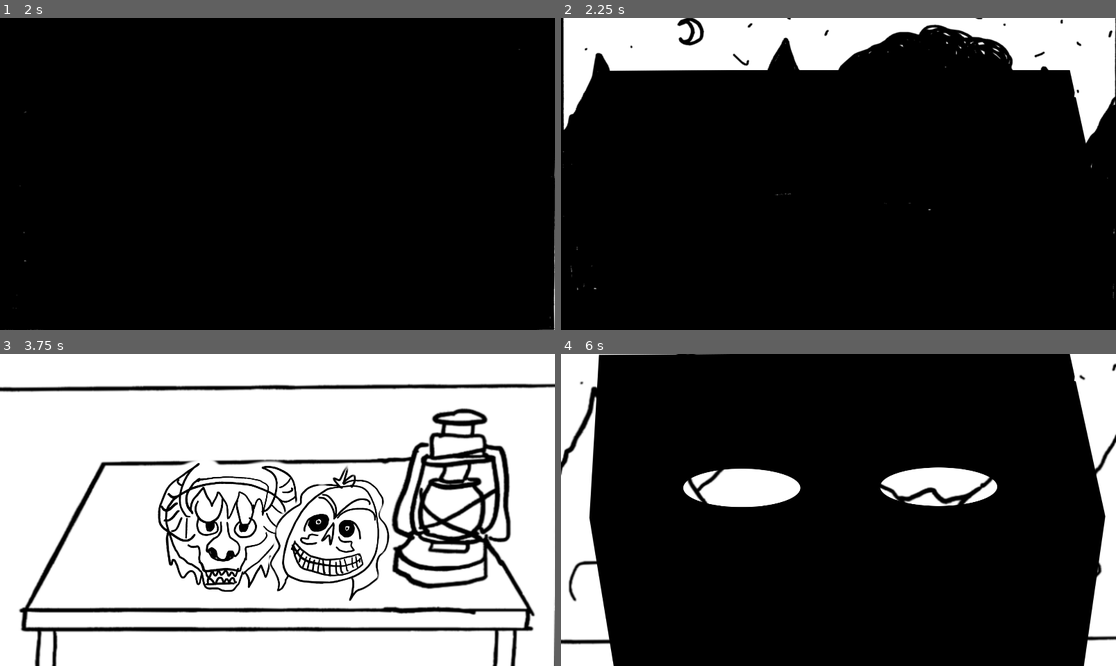
Above: before the commit, frames 1-4 (two rows, left to right).
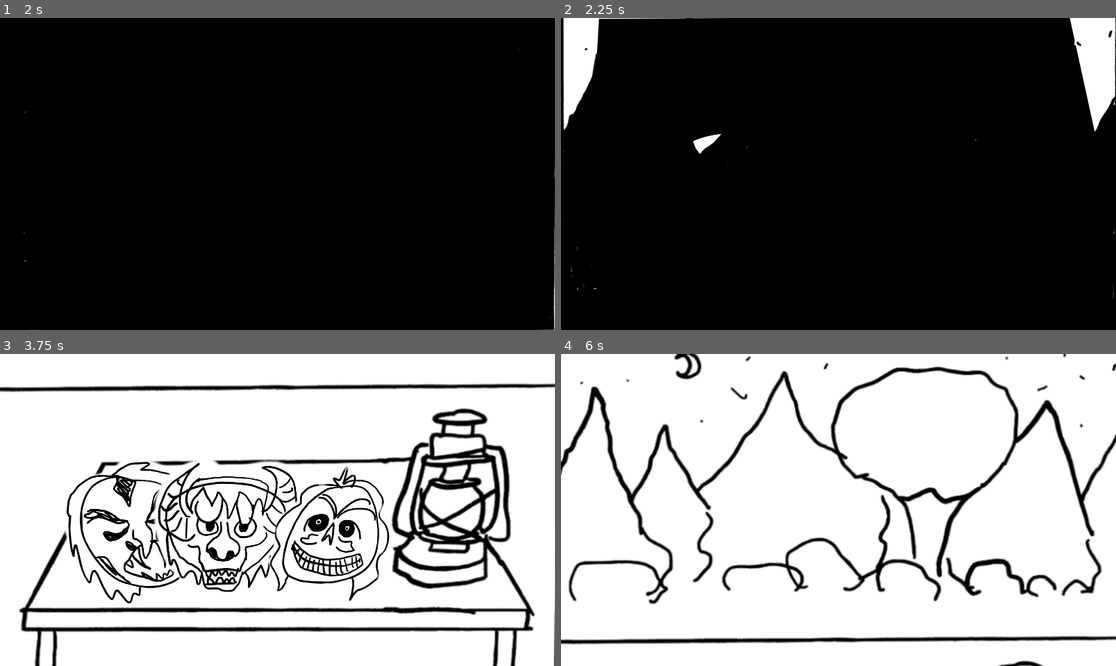
Above: after the commit, the same moments.

Repository: serrureriehurluberlesque/GGJ2026
Game: Godot game, scene res://scenes/main/main.tscn
The game is run twice, just before and just after one commit, with the same random seed, the same clock (stepped at 60 frames per second) and the same inputs. The engine's default icon, where the game draws it, is replaced by a stand-in: a white triangle on a blue panel in a dark square.
Inputs (mouse positions are in pixels of both pictures, inside the frame that each line leads up to):
- Up to frame 1 (2 s): tap Enter at 0.5 s; move the mouse to (399, 158) at 0.52 s; press the mouse at (399, 158) at 0.53 s; hold Up (ui_up) 0.53-1.28 s; tap Space at 1.25 s; move the mouse to (166, 189) at 1.27 s; release the mouse at (166, 189) at 1.28 s; hold Down (ui_down) from 1.28 s (still down); tap E (activate) at 1.35 s; click (166, 189) at 1.55 s
- Up to frame 2 (2.25 s): move the mouse to (888, 167) at 2.02 s; release Down (ui_down) at 2.03 s; press the mouse at (888, 167) at 2.03 s; hold Up (ui_up) from 2.03 s (still down)
- Up to frame 3 (3.75 s): tap Enter at 2.75 s; move the mouse to (249, 572) at 2.77 s; release the mouse at (249, 572) at 2.78 s; click (249, 572) at 2.85 s; tap Space at 3.5 s; move the mouse to (444, 556) at 3.52 s; release Up (ui_up) at 3.53 s; hold Down (ui_down) from 3.53 s (still down); hold E (activate) from 3.53 s (still down)
- Up to frame 4 (6 s): click (1005, 556) at 3.8 s; tap Enter at 4.25 s; move the mouse to (794, 497) at 4.27 s; release E (activate) at 4.28 s; click (794, 497) at 4.35 s; tap Space at 5 s; move the mouse to (866, 510) at 5.02 s; press the mouse at (866, 510) at 5.03 s; move the mouse to (755, 432) at 5.77 s; release Down (ui_down) at 5.78 s; release the mouse at (755, 432) at 5.78 s; hold Up (ui_up) from 5.78 s (still down); tap E (activate) at 5.85 s

Frame 1 is identical in both runs. In frame 2, 12% of the frame differs, in the area x 6-97%, y 0-62%; in frame 3, 2.2%; in frame 4, 81%, in the area x 5-99%, y 0-100%.

Commit message:
only one mask at a time

Diff:
--- a/ggj2026/mask.gd
+++ b/ggj2026/mask.gd
@@ -2,15 +2,17 @@
 
 @export var type: int
 
-signal mask_on(type)
+signal mask_chosen(type)
 
 func _ready():
 	%Sprite.texture = load("res://scenes/main/assets/mask_%d_wood.png" % type)
 
 func _on_area_2d_input_event(viewport: Node, event: InputEvent, shape_idx: int) -> void:
 	if event.is_action_pressed("click"):
-		%Anim.play("put_on_mask")
-		mask_on.emit(type)
+		mask_chosen.emit(type)
 
-func remove_mask():
-	%Anim.play("remove_mask")
+func take_mask():
+	%Anim.play("take_mask")
+
+func put_mask_back():
+	%Anim.play("put_mask_back")
--- a/ggj2026/scenes/main/main.gd
+++ b/ggj2026/scenes/main/main.gd
@@ -41,13 +41,15 @@
 			%bg_off.visible = !light_on
 			send_visibility_to_monsters()
 
-	if mask_on and event.is_action_pressed("click"):
+	if mask_on and event.is_action_pressed("click") and not $AnimationPlayer.is_playing():
 		# Remove mask
 		$AnimationPlayer.play("mask_off")
-		find_child("mask_%s" % mask_on).remove_mask()
-		send_visibility_to_monsters()
-		mask_on = 0
-		$Monsters.update_masks(mask_on)
+		find_child("mask_%s" % mask_on).put_mask_back()
+
+func i_can_see():
+	send_visibility_to_monsters()
+	mask_on = 0
+	$Monsters.update_masks(mask_on)
 
 func camera_trans(new_pos):
 	create_tween().set_trans(Tween.TRANS_SINE).tween_property($Camera, "position", new_pos, TRANS_TIME)
@@ -60,12 +62,13 @@
 		knsea = new_knsea
 		$Monsters.update_knsea(knsea)
 
-func _on_mask_on(type: int) -> void:
-	$AnimationPlayer.play("mask_on")
-	mask_on = type
-	$Monsters.update_masks(type)
-	send_visibility_to_monsters()
-
+func _on_mask_chosen(type: int) -> void:
+	if mask_on == 0:
+		mask_on = type
+		find_child("mask_%s" % mask_on).take_mask()
+		$AnimationPlayer.play("mask_on")
+		$Monsters.update_masks(mask_on)
+		send_visibility_to_monsters()
 
 func _on_trans_timer_timeout() -> void:
 	if $Camera.position == CAMERA_DOWN:
--- a/ggj2026/scenes/main/main.tscn
+++ b/ggj2026/scenes/main/main.tscn
@@ -9,18 +9,6 @@
 
 [sub_resource type="Animation" id="Animation_6q06x"]
 length = 0.001
-tracks/0/type = "value"
-tracks/0/imported = false
-tracks/0/enabled = true
-tracks/0/path = NodePath("Camera/MaskOn:position")
-tracks/0/interp = 1
-tracks/0/loop_wrap = true
-tracks/0/keys = {
-"times": PackedFloat32Array(0),
-"transitions": PackedFloat32Array(1),
-"update": 0,
-"values": [Vector2(0, 0)]
-}
 
 [sub_resource type="Animation" id="Animation_hujxm"]
 resource_name = "mask_off"
@@ -35,6 +23,20 @@
 "transitions": PackedFloat32Array(1, 1),
 "update": 0,
 "values": [Vector2(0, 0), Vector2(0, 1080)]
+}
+tracks/1/type = "method"
+tracks/1/imported = false
+tracks/1/enabled = true
+tracks/1/path = NodePath(".")
+tracks/1/interp = 1
+tracks/1/loop_wrap = true
+tracks/1/keys = {
+"times": PackedFloat32Array(0.2),
+"transitions": PackedFloat32Array(1),
+"values": [{
+"args": [],
+"method": &"i_can_see"
+}]
 }
 
 [sub_resource type="Animation" id="Animation_ow5a4"]
@@ -105,7 +107,7 @@
 [node name="AnimationPlayer" type="AnimationPlayer" parent="." unique_id=122311836]
 libraries/ = SubResource("AnimationLibrary_hujxm")
 
-[connection signal="mask_on" from="mask_3" to="." method="_on_mask_on"]
-[connection signal="mask_on" from="mask_2" to="." method="_on_mask_on"]
-[connection signal="mask_on" from="mask_1" to="." method="_on_mask_on"]
+[connection signal="mask_chosen" from="mask_3" to="." method="_on_mask_chosen"]
+[connection signal="mask_chosen" from="mask_2" to="." method="_on_mask_chosen"]
+[connection signal="mask_chosen" from="mask_1" to="." method="_on_mask_chosen"]
 [connection signal="timeout" from="Camera/TransTimer" to="." method="_on_trans_timer_timeout"]
--- a/ggj2026/scenes/main/mask.tscn
+++ b/ggj2026/scenes/main/mask.tscn
@@ -17,6 +17,21 @@
 "values": [Vector2(0, 0)]
 }
 
+[sub_resource type="Animation" id="Animation_q6u5x"]
+resource_name = "remove_mask"
+tracks/0/type = "value"
+tracks/0/imported = false
+tracks/0/enabled = true
+tracks/0/path = NodePath("Sprite:position")
+tracks/0/interp = 1
+tracks/0/loop_wrap = true
+tracks/0/keys = {
+"times": PackedFloat32Array(0.1, 0.4),
+"transitions": PackedFloat32Array(1, 1),
+"update": 0,
+"values": [Vector2(0, 2000), Vector2(0, 0)]
+}
+
 [sub_resource type="Animation" id="Animation_54no3"]
 resource_name = "slide_off_table"
 tracks/0/type = "value"
@@ -32,26 +47,11 @@
 "values": [Vector2(0, 0), Vector2(0, 2000)]
 }
 
-[sub_resource type="Animation" id="Animation_q6u5x"]
-resource_name = "remove_mask"
-tracks/0/type = "value"
-tracks/0/imported = false
-tracks/0/enabled = true
-tracks/0/path = NodePath("Sprite:position")
-tracks/0/interp = 1
-tracks/0/loop_wrap = true
-tracks/0/keys = {
-"times": PackedFloat32Array(0.1, 0.4),
-"transitions": PackedFloat32Array(1, 1),
-"update": 0,
-"values": [Vector2(0, 2000), Vector2(0, 0)]
-}
-
 [sub_resource type="AnimationLibrary" id="AnimationLibrary_q6u5x"]
 _data = {
 &"RESET": SubResource("Animation_1nqh6"),
-&"put_on_mask": SubResource("Animation_54no3"),
-&"remove_mask": SubResource("Animation_q6u5x")
+&"put_mask_back": SubResource("Animation_q6u5x"),
+&"take_mask": SubResource("Animation_54no3")
 }
 
 [node name="mask" type="Node2D" unique_id=1679727509]
